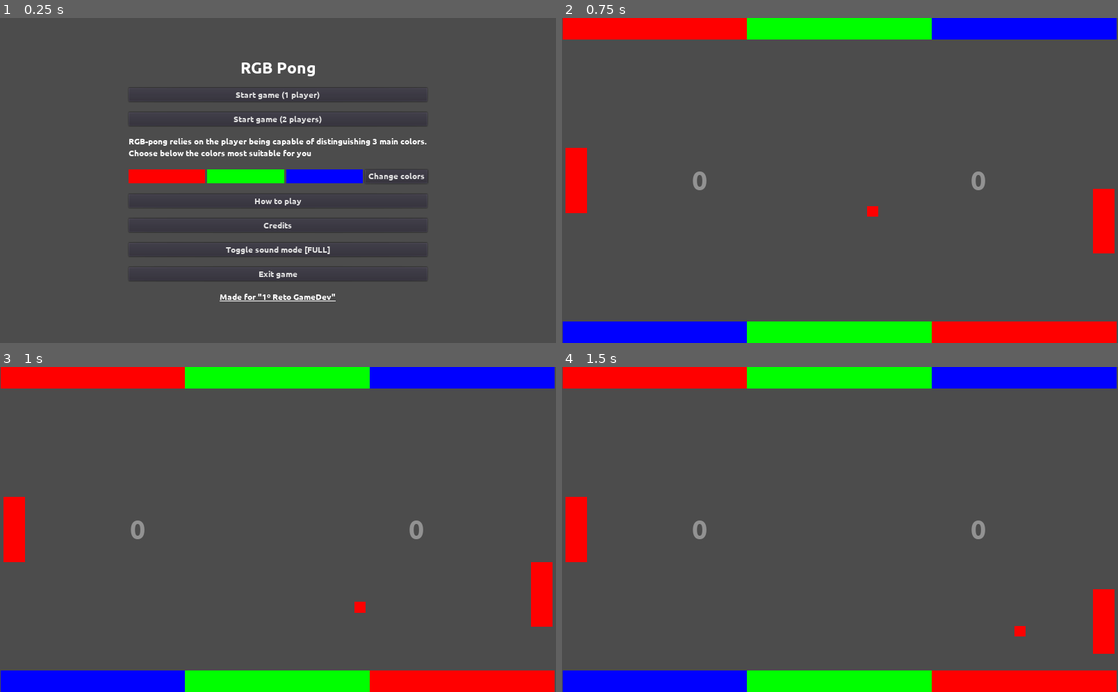
Above: before the commit, frames 1-4 (two rows, left to right).
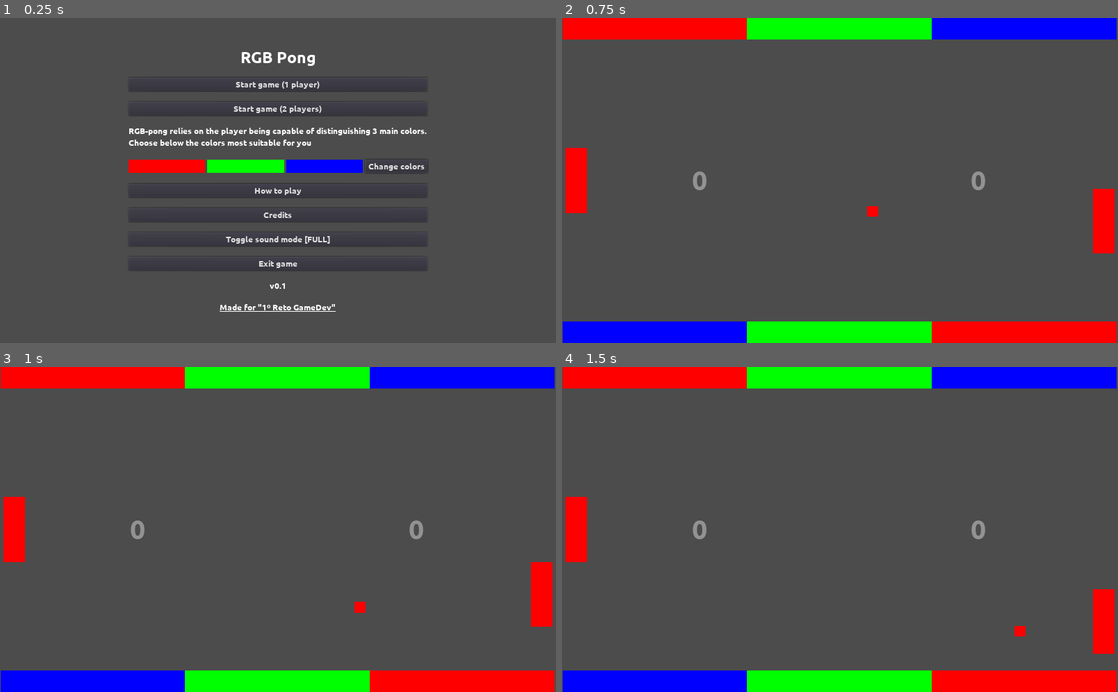
Above: after the commit, the same moments.

Repository: moisesjbc/1-retogamedev
Game: Godot game, scene res://menus/main_menu/main_menu.tscn
The game is run twice, just before and just after one commit, with the same random seed, the same clock (stepped at 60 frames per second) and the same inputs.
Inputs:
- Up to frame 1 (0.25 s): no input
- Up to frame 2 (0.75 s): click "Start game (1 player)" at 0.5 s
- Up to frame 3 (1 s): no input
- Up to frame 4 (1.5 s): no input

The runs differ from the first frame. In frame 1, 7.1% of the frame differs, in the area x 23-77%, y 10-91%; in frame 2, nothing differs; in frame 3, nothing differs; in frame 4, nothing differs.

Commit message:
Added version number to window and main menu

Diff:
--- a/godot-project/menus/main_menu/main_menu.tscn
+++ b/godot-project/menus/main_menu/main_menu.tscn
@@ -26,9 +26,9 @@
 
 [node name="VBoxContainer" type="VBoxContainer" parent="CenterContainer"]
 margin_left = 220.0
-margin_top = 76.0
+margin_top = 57.0
 margin_right = 804.0
-margin_bottom = 525.0
+margin_bottom = 545.0
 custom_constants/separation = 20
 
 [node name="title" type="Label" parent="CenterContainer/VBoxContainer"]
@@ -125,12 +125,20 @@
 custom_fonts/font = SubResource( 2 )
 text = "Exit game"
 
+[node name="version" type="Label" parent="CenterContainer/VBoxContainer"]
+margin_top = 430.0
+margin_right = 584.0
+margin_bottom = 449.0
+custom_fonts/font = SubResource( 2 )
+text = "v0.1"
+align = 1
+
 [node name="jam_link" parent="CenterContainer/VBoxContainer" instance=ExtResource( 4 )]
 anchor_right = 0.0
 anchor_bottom = 0.0
-margin_top = 430.0
+margin_top = 469.0
 margin_right = 584.0
-margin_bottom = 449.0
+margin_bottom = 488.0
 label = "Made for \"1º Reto GameDev\""
 href = "https://itch.io/jam/1-retogamedev"
 [connection signal="pressed" from="CenterContainer/VBoxContainer/start_game_1_player_button" to="." method="_on_start_game_1_player_button_pressed"]
--- a/godot-project/project.godot
+++ b/godot-project/project.godot
@@ -15,7 +15,7 @@
 
 [application]
 
-config/name="RGB Pong"
+config/name="RGB Pong v0.1"
 run/main_scene="res://menus/main_menu/main_menu.tscn"
 config/icon="res://icon.png"
 
